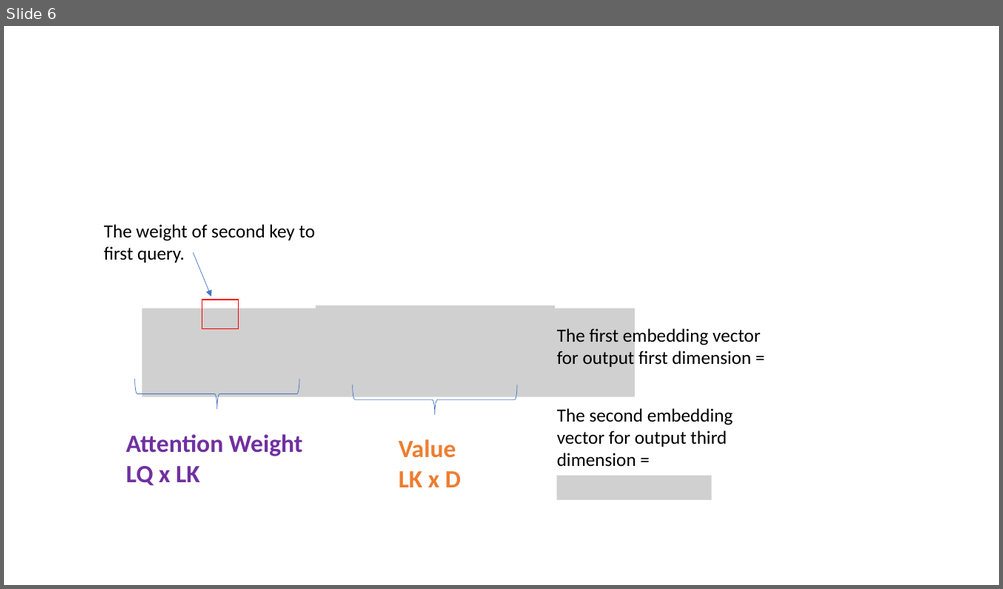
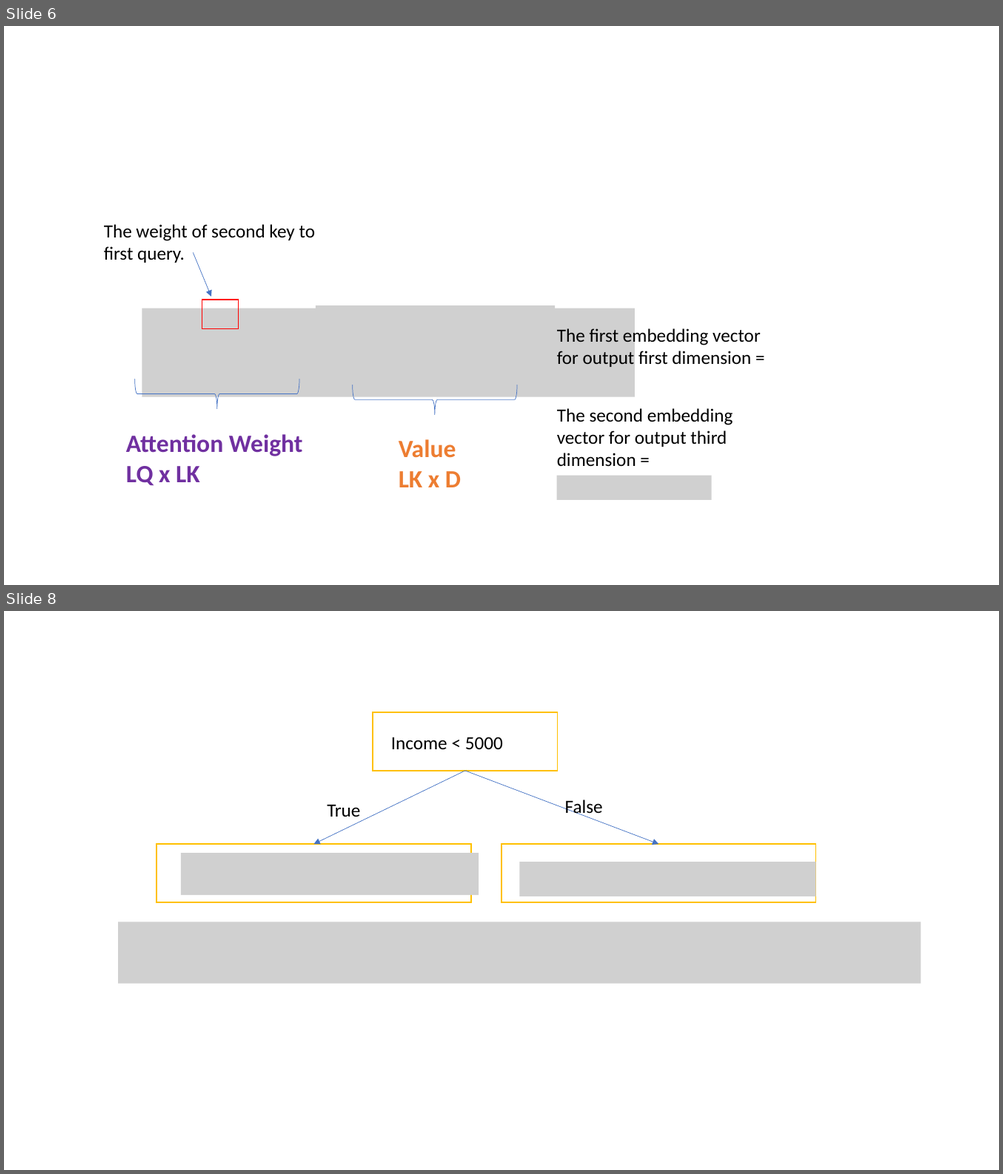
Before and after one commit to beckswu/beckswu.github.io, a slide deck: img/post/Natural-Language-Processing/course2/formula.pptx. Shown one above the other, each under a label of ours: slide 6 before the commit, slides 6 and 8 after it; the slides between them are not shown. The pictures are 1003x589 and 1003x1174 pixels, drawn with LibreOffice and Linux fonts; fonts in the diff are those of the drawing; grey boxes stand for pictures. Boxes give left, top, right and bottom in pixels: in the first picture for what was removed or moved away, otherwise in the second. Text is boxed around its words. In the diff, an @@ line names an element or a change of style, - is before the commit and + after.

```diff
--- a/img/post/Natural-Language-Processing/course2/formula.pptx
+++ b/img/post/Natural-Language-Processing/course2/formula.pptx
@@ slide 8 added at bbox=[4, 611, 999, 1170], background #FFFFFF @@
@@ rectangle added at bbox=[373, 712, 558, 771], outline #FFC000 1 pt @@
@@ text added at bbox=[391, 737, 503, 749], 18 pt, text #000000 @@
+Income < 5000
@@ arrow added from (465, 771) to (313, 845), #4472C4 0.5 pt @@
@@ arrow added from (465, 771) to (658, 845), #4472C4 0.5 pt @@
@@ text added at bbox=[327, 804, 360, 817], 18 pt, text #000000 @@
+True
@@ text added at bbox=[565, 800, 603, 818], 18 pt, text #000000 @@
+False
@@ rectangle added at bbox=[157, 845, 471, 903], outline #FFC000 1 pt @@
@@ picture added at bbox=[181, 854, 478, 896] @@
@@ rectangle added at bbox=[502, 845, 816, 903], outline #FFC000 1 pt @@
@@ picture added at bbox=[520, 862, 816, 897] @@
@@ picture added at bbox=[118, 922, 921, 984] @@
```
Also in this commit, not shown: 1 slide changed, 2 other slides added, 21 other files.
